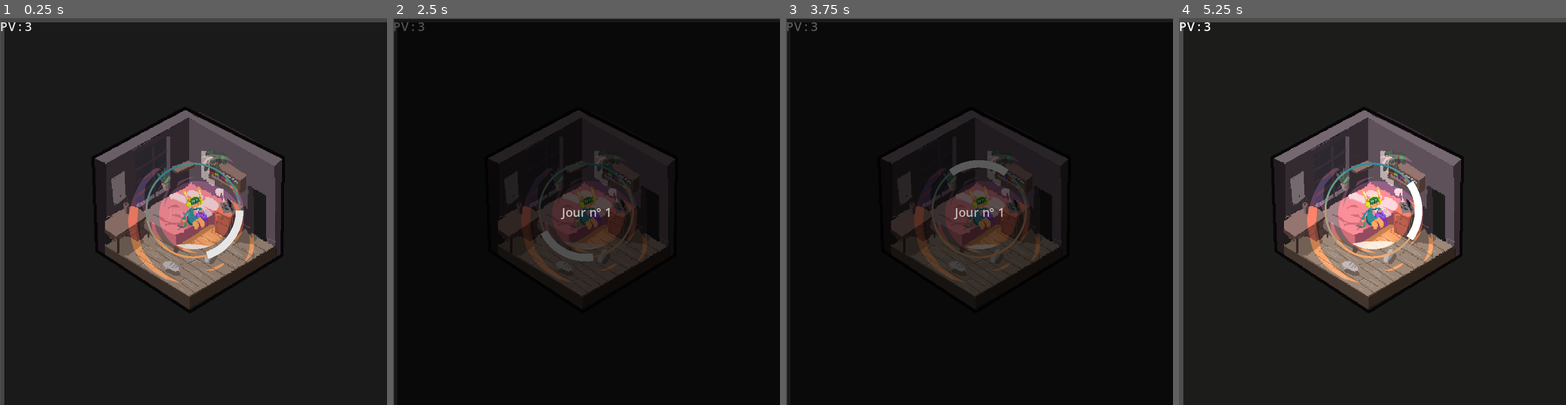
Above: before the commit, frames 1-4 (left to right).
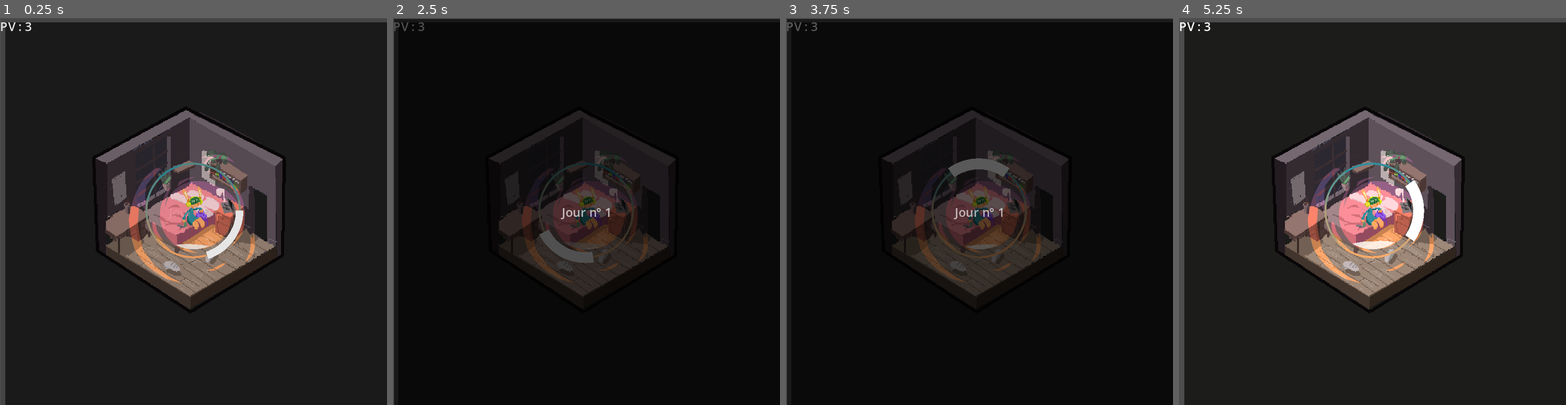
Above: after the commit, the same moments.

Repository: Zacharieg/socialBubble
Game: Godot game, scene res://scenes/game.tscn
Same seed, same stepped clock (60 frames per second), same inputs: the game is played once before the commit and once after it.
Inputs:
- Up to frame 1 (0.25 s): no input
- Up to frame 2 (2.5 s): hold D (right) 0.53-1.28 s; hold Space (action) 0.53-1.28 s; hold A (left) 1.28-2.03 s; tap Space (action) at 1.35 s; hold D (right) from 2.03 s (still down); hold Space (action) from 2.03 s (still down)
- Up to frame 3 (3.75 s): release Space (action) at 2.78 s; tap Space (action) at 2.85 s; release D (right) at 3.53 s; hold A (left) from 3.53 s (still down); hold Space (action) from 3.53 s (still down)
- Up to frame 4 (5.25 s): keep holding A (left); release Space (action) at 4.28 s; tap Space (action) at 4.35 s; hold Space (action) from 5.03 s (still down)

The runs differ from the first frame. In frame 1, 2.2% of the frame differs, in the area x 1-73%, y 1-100%; in frame 2, 0.5%; in frame 3, 0.6%; in frame 4, 2.5%.

Commit message:
power up rework and shield improvement

Diff:
--- a/objects/character.tscn
+++ b/objects/character.tscn
@@ -66,12 +66,50 @@
 shader_parameter/fV = 0.65
 shader_parameter/transparency = 0.8
 shader_parameter/thickness = 0.2
+shader_parameter/albedo = Color(1, 1, 1, 1)
 
 [sub_resource type="Gradient" id="Gradient_jcqog"]
 
 [sub_resource type="GradientTexture2D" id="GradientTexture2D_xskia"]
 gradient = SubResource("Gradient_jcqog")
 fill_to = Vector2(1, 1)
+
+[sub_resource type="Animation" id="Animation_qjjw3"]
+length = 0.001
+tracks/0/type = "value"
+tracks/0/imported = false
+tracks/0/enabled = true
+tracks/0/path = NodePath("shield:shield_thickness")
+tracks/0/interp = 1
+tracks/0/loop_wrap = true
+tracks/0/keys = {
+"times": PackedFloat32Array(0),
+"transitions": PackedFloat32Array(1),
+"update": 0,
+"values": [10.0]
+}
+
+[sub_resource type="Animation" id="Animation_jatob"]
+resource_name = "bounce"
+length = 0.3
+tracks/0/type = "value"
+tracks/0/imported = false
+tracks/0/enabled = true
+tracks/0/path = NodePath("shield:shield_thickness")
+tracks/0/interp = 2
+tracks/0/loop_wrap = true
+tracks/0/keys = {
+"times": PackedFloat32Array(0, 0.1, 0.3),
+"transitions": PackedFloat32Array(1, 1, 1),
+"update": 0,
+"values": [10.0, 15.0, 10.0]
+}
+
+[sub_resource type="AnimationLibrary" id="AnimationLibrary_v8lfg"]
+_data = {
+"RESET": SubResource("Animation_qjjw3"),
+"bounce": SubResource("Animation_jatob")
+}
 
 [node name="character" type="Area2D"]
 script = ExtResource("1_v03po")
@@ -100,7 +138,16 @@
 scale = Vector2(1.59375, 1.59375)
 texture = SubResource("GradientTexture2D_xskia")
 
-[node name="MoreShield" parent="." instance=ExtResource("12_u6dw0")]
+[node name="MoreShield" parent="." node_paths=PackedStringArray("jaugeSprite") instance=ExtResource("12_u6dw0")]
 capacity_base_cooldown = 50.0
+capacity_time_effect = 10.0
+jaugeSprite = NodePath("../bubble/jauge")
+
+[node name="AnimationPlayer" type="AnimationPlayer" parent="."]
+libraries = {
+"": SubResource("AnimationLibrary_v8lfg")
+}
 
 [connection signal="area_entered" from="." to="." method="_on_area_entered"]
+[connection signal="capacity_ended" from="MoreShield" to="." method="_on_capacity_ended"]
+[connection signal="capacity_fired" from="MoreShield" to="." method="_on_capacity_fired"]
--- a/scenes/game.tscn
+++ b/scenes/game.tscn
@@ -64,7 +64,7 @@
 
 [node name="bg" type="Sprite2D" parent="level"]
 material = SubResource("ShaderMaterial_v0f0t")
-position = Vector2(6, 6)
+position = Vector2(7, 6)
 texture = ExtResource("3_7ka2y")
 
 [node name="character_Sprite2D" type="Sprite2D" parent="level"]
--- a/scripts/Capacities/capacity.gd
+++ b/scripts/Capacities/capacity.gd
@@ -2,28 +2,62 @@
 class_name Capacity
 
 signal capacity_fired
+signal capacity_ended
 
-const TIME_GAINED_WHEN_PERFECT := 2.
+const TIME_COOLDOWN_GAINED_WHEN_PERFECT := 5.
+const TIME_EFFECT_GAINED_WHEN_PERFECT := 2.
 
 @export var capacity_name : String = "NEW CAPACITY"
 @export var capacity_base_cooldown : float = 1.
 @export var capacity_time_effect : float = 1.
+@export var jaugeSprite : Sprite2D
+@onready var jaugeMat : ShaderMaterial = jaugeSprite.material
 
-var capacity_current_cooldown : float
-var capacity_current_time_effect : float
+var capacity_jauge : float = 0
+var capacity_cooldown : float = 0
+var capacity_time : float = 0
 var capacity_active := false
 
+var is_running = false
+
 func _ready() -> void:
-	reset()
-
-func reset():
-	capacity_current_cooldown = capacity_base_cooldown
-	capacity_current_time_effect = capacity_time_effect
+	is_running = false
+	capacity_cooldown = 0.
 
 func _process(delta: float) -> void:
-	if capacity_current_cooldown > 0.:
-		capacity_current_cooldown -= delta
+	if not is_running :
+		capacity_cooldown += delta
+		capacity_jauge = capacity_cooldown/capacity_base_cooldown
+		if capacity_cooldown > capacity_base_cooldown:
+			fire()
+	else:
+		capacity_time -= delta
+		capacity_jauge = capacity_time / capacity_time_effect
+		if capacity_time < 0:
+			end()
 
-func fire(_charac: Character):
-	reset()
-	capacity_fired.emit()
+
+	jaugeMat.set_shader_parameter('fV', capacity_jauge)
+
+func reduce_capacity_cooldown():
+	capacity_cooldown += TIME_COOLDOWN_GAINED_WHEN_PERFECT
+	capacity_time += TIME_EFFECT_GAINED_WHEN_PERFECT
+	capacity_time = min(capacity_time, capacity_time_effect)
+
+func fire():
+	is_running = true
+	capacity_time = capacity_time_effect
+	capacity_fired.emit(self)
+	jaugeMat.set_shader_parameter('albedo', Color.YELLOW)
+
+func end():
+	is_running = false
+	capacity_cooldown = 0.
+	capacity_ended.emit(self)
+	jaugeMat.set_shader_parameter('albedo', Color.WHITE)
+
+func apply_effect(charac : Character):
+	pass
+
+func end_effect(charac : Character):
+	pass
--- a/scripts/Capacities/more_shield.gd
+++ b/scripts/Capacities/more_shield.gd
@@ -2,14 +2,8 @@
 
 @onready var timer : Timer = $Timer
 
-var character: Character
+func apply_effect(charac : Character):
+	charac.shield.shield_count += 1
 
-func fire(charac: Character):
-	super(charac)
-	capacity_active = true
-	charac.shield.shield_count += 2
-	timer.start()
-
-func _on_timer_timeout() -> void:
-	capacity_active = false
-	character.shield.shield_count -= 2
+func end_effect(charac : Character):
+	charac.shield.shield_count -= 1
--- a/scripts/character.gd
+++ b/scripts/character.gd
@@ -27,13 +27,9 @@
 
 func _process(delta: float) -> void:
 	time_since_action += delta
-	var jaugeMat = jauge.material
-	if jaugeMat is ShaderMaterial:
-		jaugeMat.set_shader_parameter('fV', 1. - max(0., capacity.capacity_current_cooldown) / capacity.capacity_base_cooldown)
 	if Input.is_action_pressed("action"):
+		$AnimationPlayer.play("bounce")
 		time_since_action = 0.
-		if not capacity.capacity_active and capacity.capacity_current_cooldown <= 0.:
-			capacity.fire(self)
 
 func hit_ennemy(ennemy : Ennemy):
 	ennemy.dead = true
@@ -50,9 +46,7 @@
 
 func stop_perfect():
 	print("stop perfect")
-	if capacity.capacity_current_cooldown > 0.:
-		capacity.capacity_current_cooldown -= capacity.TIME_GAINED_WHEN_PERFECT
-		print(capacity.capacity_current_cooldown)
+	capacity.reduce_capacity_cooldown()
 
 func hurt(ennemy : Ennemy):
 	life -= 1
@@ -69,3 +63,9 @@
 func _on_area_entered(area: Area2D) -> void:
 	if area is Ennemy:
 		hit_ennemy(area)
+
+func _on_capacity_fired(cap : Capacity) -> void:
+	cap.apply_effect(self)
+
+func _on_capacity_ended(cap : Capacity) -> void:
+	cap.end_effect(self)
--- a/scripts/fillBubble.gdshader
+++ b/scripts/fillBubble.gdshader
@@ -19,6 +19,8 @@
 uniform float fV;
 uniform float transparency = 0.5;
 uniform float thickness = 0.1;
+
+uniform vec4 albedo: source_color;
 
 void fragment() {
     vec2 uv = ((UV / -0.50)) + vec2(1,1);
@@ -43,9 +45,9 @@
 
     COLOR =
 		vec4(
-			(fF+(clamp(bF-fF,0.,1.)*.8)),
-			(fF+(clamp(bF-fF,0.,1.)*.8)),
-			(fF+(clamp(bF-fF,0.,1.)*.8)),
+			(fF+(clamp(bF-fF,0.,1.)*.8)) * albedo.r,
+			(fF+(clamp(bF-fF,0.,1.)*.8)) * albedo.g,
+			(fF+(clamp(bF-fF,0.,1.)*.8)) * albedo.b,
 			(fF+(clamp(bF-fF,0.,1.)*.8)) * transparency
 		);
 }
--- a/scripts/shield.gd
+++ b/scripts/shield.gd
@@ -12,6 +12,7 @@
 var shield_size : float = SHIELD_INITIAL_SIZE # from 0 to 1
 var shield_position : float = 0 # from 0 to 1
 var shield_count : int = INITIAL_SHIELD_COUNT
+@export var shield_thickness = SHIELD_THICKNESS
 
 func _draw():
 	for i in range(shield_count):
@@ -22,8 +23,8 @@
 			start_angle,
 			start_angle + get_shield_circ(),
 			100,
-			Color.WHITE,
-			SHIELD_THICKNESS
+			Color.WHITE if i == 0 else Color(1,1,1,0.5),
+			shield_thickness
 		)
 
 func _process(delta: float) -> void:
@@ -34,7 +35,7 @@
 		direction += 1
 	if direction != 0:
 		move(direction, delta)
-		queue_redraw()
+	queue_redraw()
 
 func move(direction : int, delta : float): # direction is 1 or -1
 	shield_position += direction * shield_speed * delta
Not shown: 1 places in objects/character.tscn that only renumber resources
